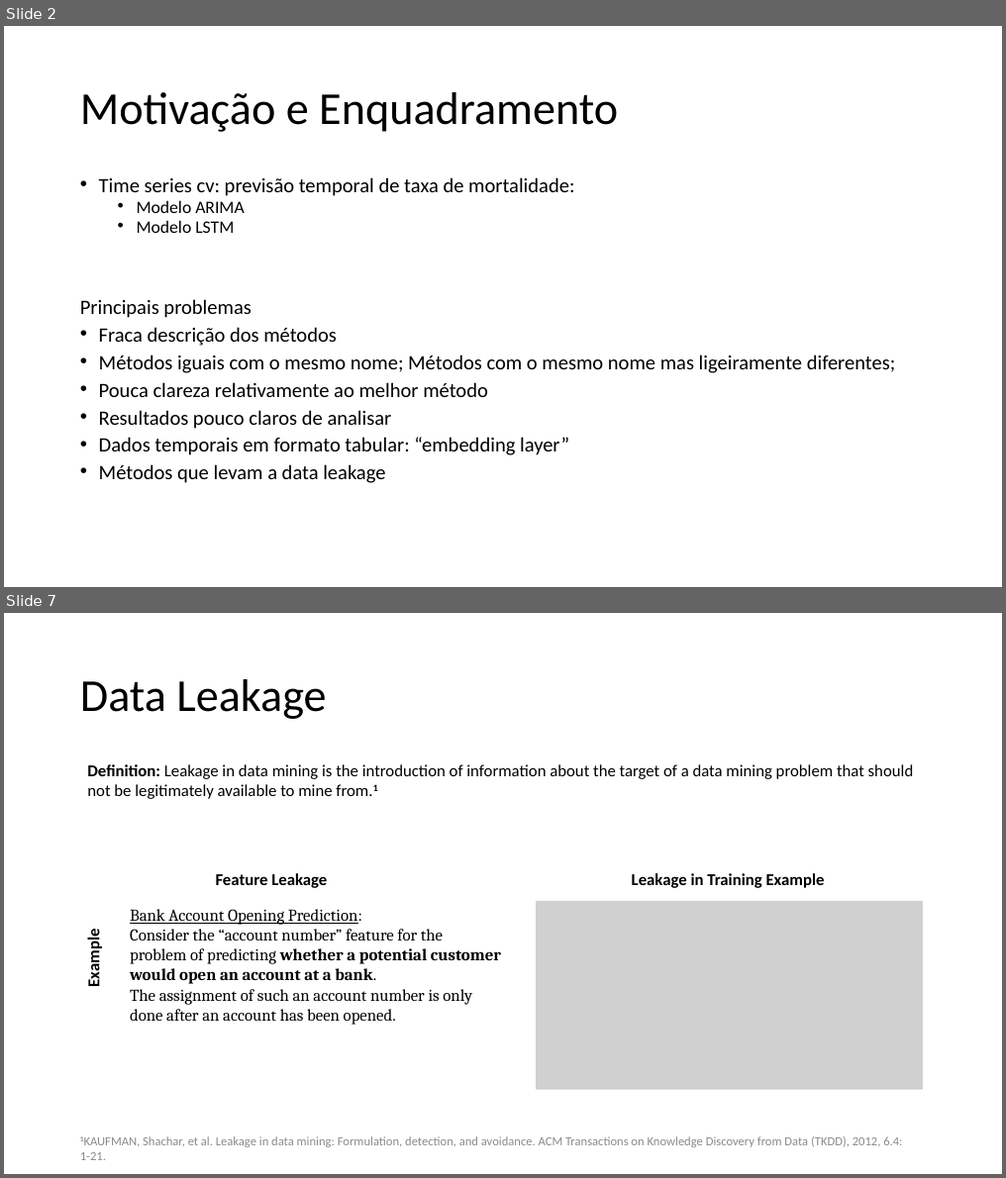
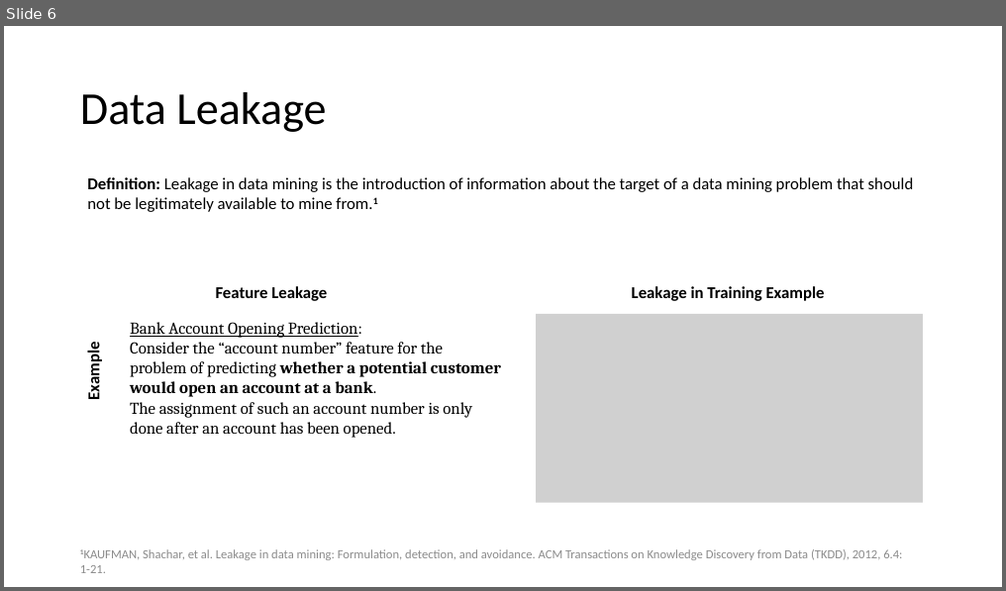
Before and after one commit to MiguelLoureiro98/timecave, a slide deck: papers/.ppt/cvtimeseries.pptx. Shown one above the other, each under a label of ours: slides 2 and 7 before the commit, slide 6 after it; the slides between them are not shown. The pictures are 1006x1178 and 1006x591 pixels, drawn with LibreOffice and Linux fonts; fonts in the diff are those of the drawing; grey boxes stand for pictures. Boxes give left, top, right and bottom in pixels: in the first picture for what was removed or moved away, otherwise in the second. Text is boxed around its words. In the diff, an @@ line names an element or a change of style, - is before the commit and + after.

```diff
--- a/papers/.ppt/cvtimeseries.pptx
+++ b/papers/.ppt/cvtimeseries.pptx
@@ slide 2 removed at box(4, 26, 1002, 587), background #FFFFFF @@
@@ title removed at box(80, 92, 618, 132) @@
-Motivação e Enquadramento
@@ text removed at box(80, 177, 896, 483) @@
-• Time series cv: previsão temporal de taxa de mortalidade:
-  • Modelo ARIMA
-  • Modelo LSTM
-Principais problemas
-• Fraca descrição dos métodos
-• Métodos iguais com o mesmo nome; Métodos com o mesmo nome mas ligeiramente diferentes;
-• Pouca clareza relativamente ao melhor método
-• Resultados pouco claros de analisar
-• Dados temporais em formato tabular: “embedding layer”
-• Métodos que levam a data leakage
@@ what was slide 7 is now slide 6 @@
```
Also in this commit, not shown: 5 slides changed, 21 slides added, 7 other slides removed.
